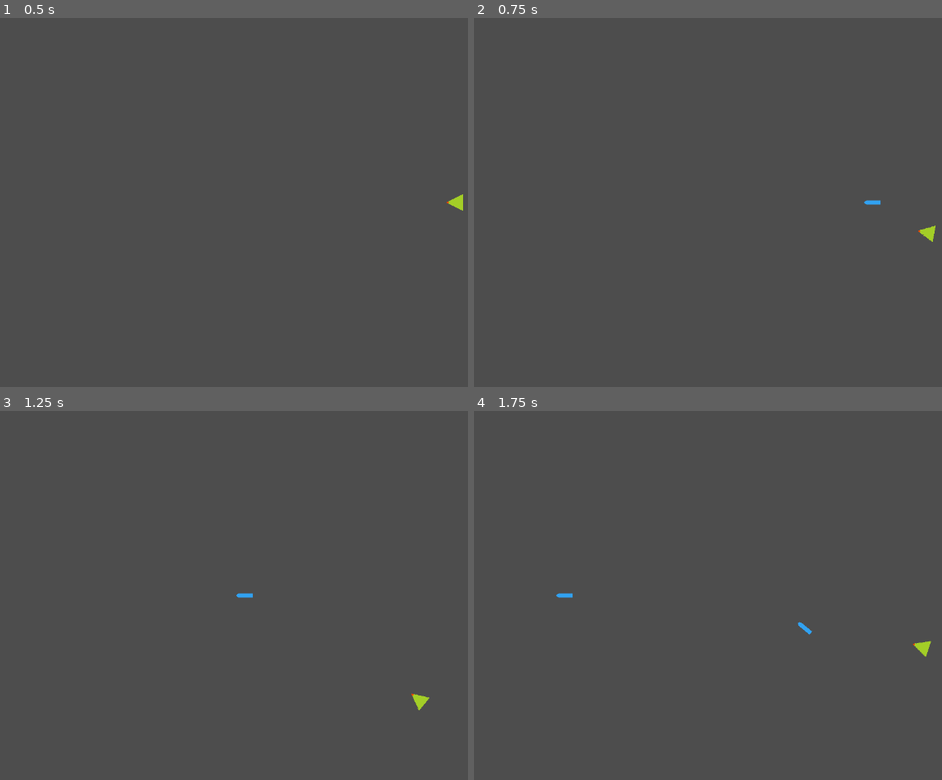
Above: before the commit, frames 1-4 (two rows, left to right).
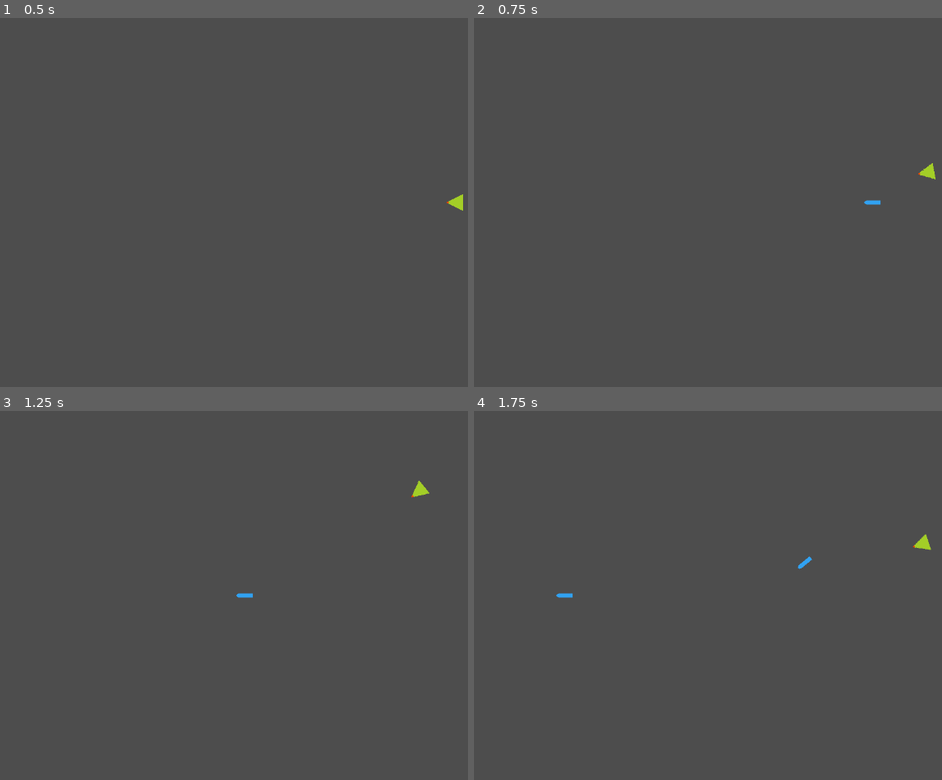
Above: after the commit, the same moments.

Repository: FrozenWellGames/moray_game_jam_2025
Game: Godot game, scene res://Game/game.tscn
The game is run twice, just before and just after one commit, with the same random seed, the same clock (stepped at 60 frames per second) and the same inputs.
Inputs:
- Up to frame 1 (0.5 s): no input
- Up to frame 2 (0.75 s): tap Enter at 0.5 s; hold Right (move_right) from 0.53 s (still down); hold Ctrl (fire) from 0.53 s (still down)
- Up to frame 3 (1.25 s): keep holding Right (move_right); keep holding Ctrl (fire)
- Up to frame 4 (1.75 s): release Right (move_right) at 1.28 s; release Ctrl (fire) at 1.28 s; hold Left (move_left) from 1.28 s (still down); tap Ctrl (fire) at 1.35 s

Frame 1 is identical in both runs. In frame 2, 0.2% of the frame differs, in the area x 94-99%, y 39-61%; in frame 3, 0.2%; in frame 4, 0.3%, in the area x 69-98%, y 33-67%.

Commit message:
fix direction controls

Diff:
--- a/Player/components/scripts/movement_component.gd
+++ b/Player/components/scripts/movement_component.gd
@@ -10,7 +10,7 @@
 	var screen_size = player_body.get_viewport_rect().size
 	var radius = min(screen_size.x, screen_size.y) / 2 - 40
 
-	angle += direction * speed * delta
+	angle -= direction * speed * delta
 
 	player_body.position.x = screen_size.x / 2 + radius * cos(angle)
 	player_body.position.y = screen_size.y / 2 + radius * sin(angle)
